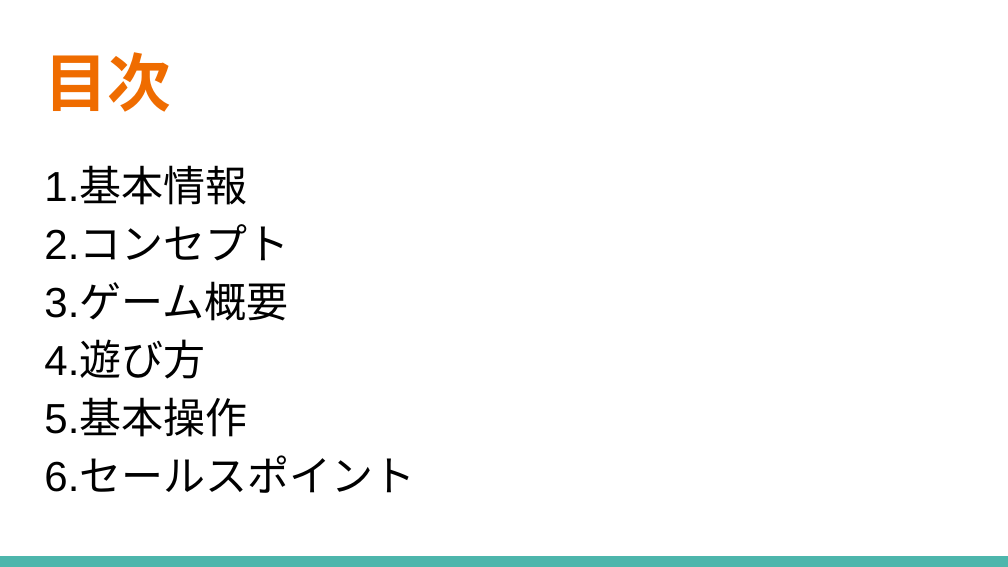
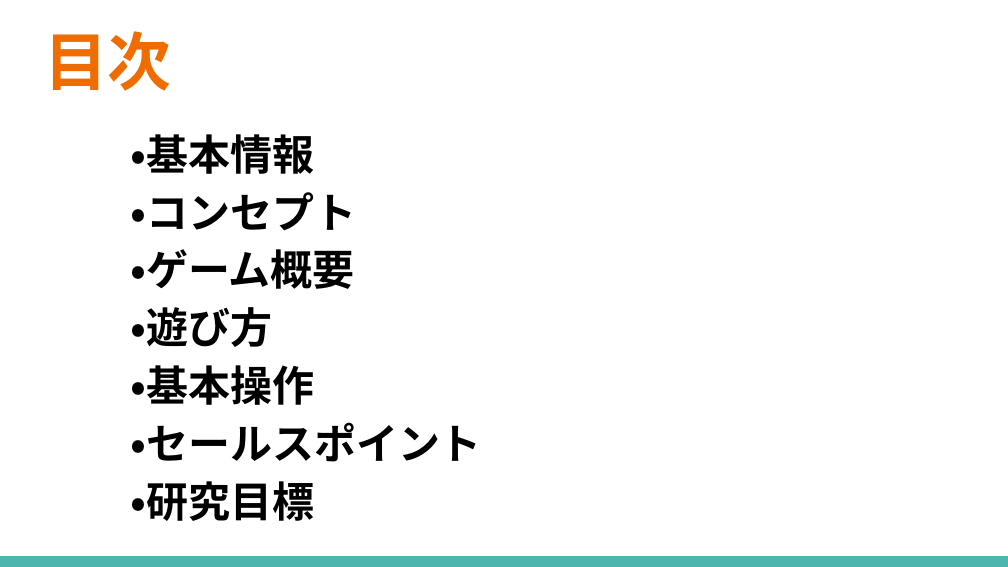
Before and after one commit to ocshasekoki/Treatiseresearch, a slide deck: slide 2 of 卒業研究企画書.pptx. Drawn at 1008x567 pixels with LibreOffice and Linux fonts; fonts in the diff are those of the drawing. Boxes give left, top, right and bottom in pixels: in the first picture for what was removed or moved away, otherwise in the second. Text is boxed around its words. In the diff, an @@ line names an element or a change of style, - is before the commit and + after.

```diff
--- a/卒業研究企画書.pptx
+++ b/卒業研究企画書.pptx
@@ title "目次": place and size @@
-title "目次" at bbox=[44, 52, 171, 112]
+title "目次" at bbox=[44, 31, 171, 91]
@@ text at bbox=[130, 134, 482, 521]: text changed; bold on @@
-1.基本情報
-2.コンセプト
-3.ゲーム概要
-4.遊び方
-5.基本操作
-6.セールスポイント
+・基本情報
+・コンセプト
+・ゲーム概要
+・遊び方
+・基本操作
+・セールスポイント
+・研究目標
```
Also in this commit, not shown: 5 other slides changed, 2 slides added, 1 slide removed.
